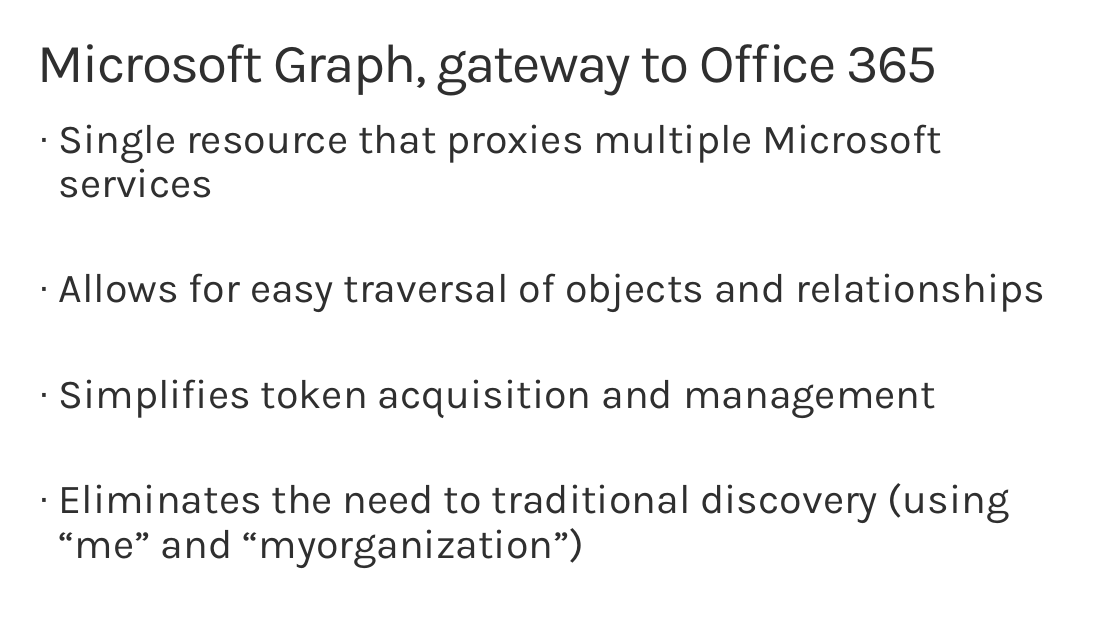
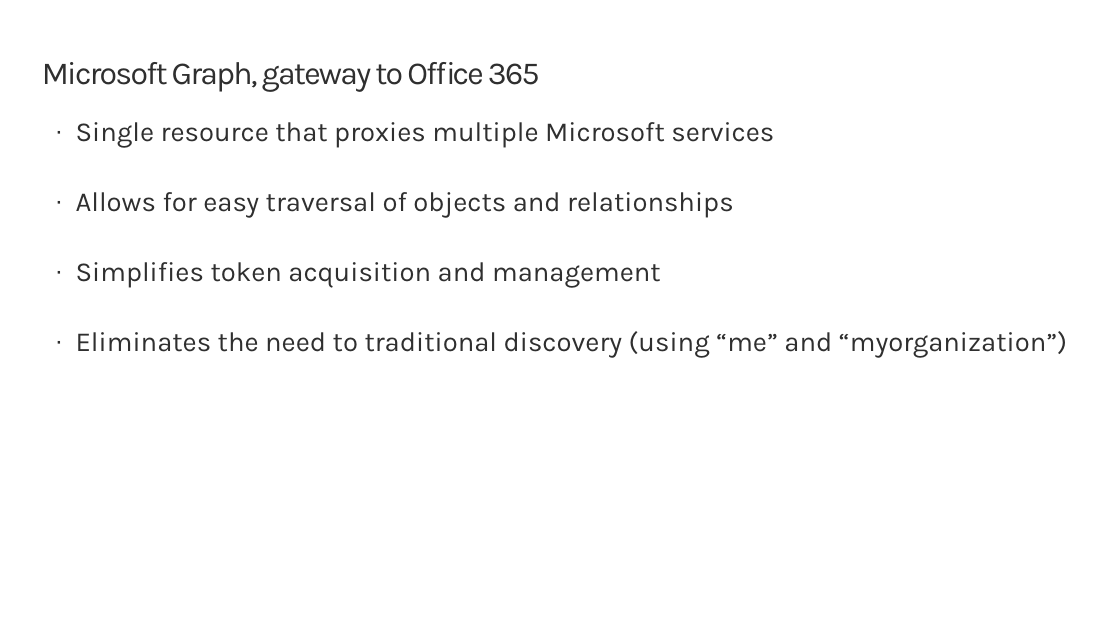
Before and after one commit to SharePoint/sp-dev-training-spfx-graph-3rdpartyapis, a slide deck: slide 5 of 03 msgraphpclient.pptx. Drawn at 1120x630 pixels with LibreOffice and Linux fonts; fonts in the diff are those of the drawing; background and template pictures are left out. Boxes give left, top, right and bottom in pixels: in the first picture for what was removed or moved away, otherwise in the second. Text is boxed around its words. In the diff, an @@ line names an element or a change of style, - is before the commit and + after.

```diff
--- a/03 msgraphpclient.pptx
+++ b/03 msgraphpclient.pptx
@@ title "Microsoft Graph, gateway to Office ...": place and size @@
-title "Microsoft Graph, gateway to Office ..." at bbox=[38, 44, 937, 96]
+title "Microsoft Graph, gateway to Office ..." at bbox=[42, 62, 540, 92]
@@ title "Microsoft Graph, gateway to Office ..." at bbox=[42, 62, 540, 92]: size 48 to 28 pt @@
@@ text "Single resource that proxies multiple ...": place and size @@
-text "Single resource that proxies multiple ..." at bbox=[58, 124, 1046, 568]
+text "Single resource that proxies multiple ..." at bbox=[76, 122, 1067, 358]
@@ text "Single resource that proxies multiple ..." at bbox=[76, 122, 1067, 358]: size 36 to 24 pt; less space between paragraphs @@
```
Also in this commit, not shown: 8 other slides changed, 1 other file.
